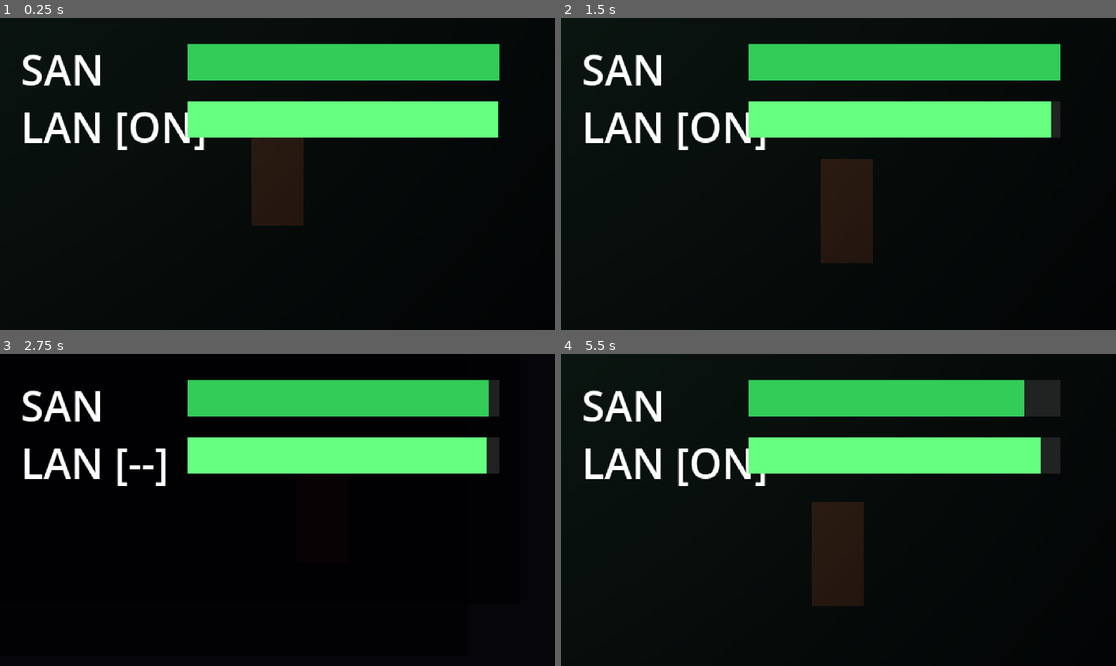
Above: before the commit, frames 1-4 (two rows, left to right).
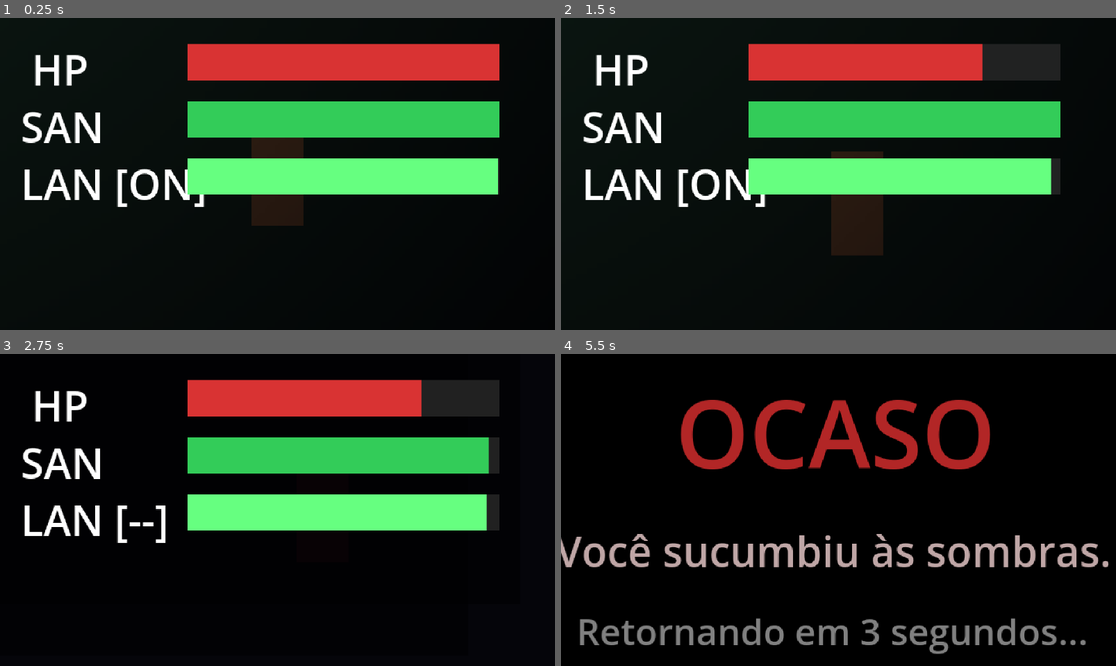
Above: after the commit, the same moments.

Repository: Erickfjj2024/Ocaso
Game: Godot game, scene res://scenes/world/base_hub/base_hub.tscn
The game is run twice, just before and just after one commit, with the same random seed, the same clock (stepped at 60 frames per second) and the same inputs.
Inputs (mouse positions are in pixels of both pictures, inside the frame that each line leads up to):
- Up to frame 1 (0.25 s): no input
- Up to frame 2 (1.5 s): tap Enter at 0.5 s; move the mouse to (960, 158) at 0.52 s; press the mouse at (960, 158) at 0.53 s; hold D (move_right) 0.53-1.28 s; tap Space at 1.25 s; move the mouse to (727, 189) at 1.27 s; release the mouse at (727, 189) at 1.28 s; hold S (move_down) from 1.28 s (still down); click (727, 189) at 1.35 s
- Up to frame 3 (2.75 s): tap Enter at 2 s; move the mouse to (333, 441) at 2.02 s; release S (move_down) at 2.03 s; hold D (move_right) from 2.03 s (still down); hold F (lantern_toggle) from 2.03 s (still down); click (333, 441) at 2.3 s
- Up to frame 4 (5.5 s): move the mouse to (810, 572) at 2.77 s; release D (move_right) at 2.78 s; release F (lantern_toggle) at 2.78 s; hold W (move_up) 2.78-3.53 s; click (810, 572) at 2.85 s; move the mouse to (1005, 556) at 3.52 s; press the mouse at (1005, 556) at 3.53 s; hold A (move_left) 3.53-5.03 s; move the mouse to (672, 463) at 4.27 s; release the mouse at (672, 463) at 4.28 s; tap F (lantern_toggle) at 4.35 s; click (672, 463) at 4.55 s; tap Space at 5 s; move the mouse to (866, 510) at 5.02 s; press the mouse at (866, 510) at 5.03 s; hold S (move_down) from 5.03 s (still down)

The runs differ from the first frame. In frame 1, 23% of the frame differs, in the area x 4-90%, y 8-61%; in frame 2, 24%; in frame 3, 22%; in frame 4, 26%, in the area x 0-99%, y 8-97%.

Commit message:
feat(phase2/sprint4): HitBox/HurtBox system + PlayerCombat + barra de HP
hitbox.gd:
- Area2D genérico; activate(duration) torna monitorable por janela de dano
- get_damage() / get_source_id() para HurtBox ler ao detectar sobreposição

hurtbox.gd:
- Area2D genérico; monitoring=true detecta HitBoxes que ficam monitorable
- Emite sinal hurt(amount, source) + chama take_damage() no pai se existir
- start_invulnerability(duration) para iframes pós-dano

player_combat.gd (Node filho do Player):
- max_hp=100, iframes 0.6s, janela de ataque 0.18s, dano 25
- take_damage() → EventBus.player_damaged + player_hp_changed + iframes
- start_attack() → HitBox.activate()
- reset() chamado pelo base_hub ao recarregar cena

event_bus.gd:
- Novo sinal player_hp_changed(new_hp, max_hp) para HUD reagir

player.tscn:
- Novos nós: PlayerCombat (Node), HurtBox (Area2D layer=8), HitBox (Area2D layer=5)
- Input "attack" delegado ao PlayerCombat via player.gd

hud.gd + hud.tscn:
- Barra HP vermelha acima de SAN e LAN; atualiza via player_hp_changed

base_hub.gd:
- Reseta PlayerCombat.reset() ao carregar cena

https://claude.ai/code/session_01HqLdkLq2281LCSPNxVnZnD

Diff:
--- a/autoloads/event_bus.gd
+++ b/autoloads/event_bus.gd
@@ -39,6 +39,10 @@
 # ─────────────────────────────────────────────────────────────
 # COMBATE
 # ─────────────────────────────────────────────────────────────
+
+## Emitido quando o HP do player muda (dano ou cura).
+## new_hp: valor atual, max_hp: HP máximo (para calcular % na HUD)
+signal player_hp_changed(new_hp: float, max_hp: float)
 
 ## Emitido quando o player recebe dano.
 ## source: identificador de quem causou o dano
--- /dev/null
+++ b/scenes/enemies/base/hitbox.gd
@@ -0,0 +1,58 @@
+## hitbox.gd
+## Componente genérico de ataque — representa a área que CAUSA dano.
+## Attach em: HitBox (Area2D), filho de qualquer entidade atacante.
+## Uso: chamar activate(duration) durante a animação de ataque.
+extends Area2D
+
+# ─────────────────────────────────────────────────────────────
+# CONFIGURAÇÃO
+# ─────────────────────────────────────────────────────────────
+
+## Dano causado por este hitbox.
+@export var damage: float = 20.0
+
+## Identificador da fonte de dano (ex: "player_sword", "stalker_claw").
+## Usado pelo EventBus para diferenciar tipos de dano.
+@export var source_id: String = "unknown"
+
+# ─────────────────────────────────────────────────────────────
+# ESTADO
+# ─────────────────────────────────────────────────────────────
+
+var _active: bool = false
+
+# ─────────────────────────────────────────────────────────────
+# INICIALIZAÇÃO
+# ─────────────────────────────────────────────────────────────
+
+func _ready() -> void:
+	# HitBox começa inativo — só fica monitorável durante o ataque
+	monitorable = false
+	monitoring  = false
+
+# ─────────────────────────────────────────────────────────────
+# API PÚBLICA
+# ─────────────────────────────────────────────────────────────
+
+## Ativa o HitBox por `duration` segundos (janela de dano).
+## Chamar durante o frame de impacto da animação de ataque.
+func activate(duration: float = 0.15) -> void:
+	if _active:
+		return
+	_active     = true
+	monitorable = true
+	await get_tree().create_timer(duration).timeout
+	deactivate()
+
+## Desativa imediatamente o HitBox.
+func deactivate() -> void:
+	_active     = false
+	monitorable = false
+
+## Retorna o dano configurado (usado pelo HurtBox ao detectar sobreposição).
+func get_damage() -> float:
+	return damage
+
+## Retorna o identificador da fonte.
+func get_source_id() -> String:
+	return source_id
--- /dev/null
+++ b/scenes/enemies/base/hurtbox.gd
@@ -0,0 +1,61 @@
+## hurtbox.gd
+## Componente genérico de recebimento de dano — representa a área que RECEBE dano.
+## Attach em: HurtBox (Area2D), filho de qualquer entidade que pode ser atingida.
+## O nó pai deve ter um método take_damage(amount, source) OU conectar ao sinal `hurt`.
+extends Area2D
+
+# ─────────────────────────────────────────────────────────────
+# SINAIS
+# ─────────────────────────────────────────────────────────────
+
+## Emitido quando este hurtbox é atingido por um hitbox ativo.
+signal hurt(amount: float, source: String)
+
+# ─────────────────────────────────────────────────────────────
+# ESTADO
+# ─────────────────────────────────────────────────────────────
+
+## Quando true, ignora todos os golpes (iframes, invulnerabilidade).
+var is_invulnerable: bool = false
+
+# ─────────────────────────────────────────────────────────────
+# INICIALIZAÇÃO
+# ─────────────────────────────────────────────────────────────
+
+func _ready() -> void:
+	# HurtBox é sempre monitor — detecta HitBoxes que se tornam monitoráveis
+	monitoring  = true
+	monitorable = false
+	area_entered.connect(_on_area_entered)
+
+# ─────────────────────────────────────────────────────────────
+# DETECÇÃO
+# ─────────────────────────────────────────────────────────────
+
+func _on_area_entered(area: Area2D) -> void:
+	if is_invulnerable:
+		return
+
+	# Verifica se a área entrante é um HitBox válido e ativo
+	if not area.has_method("get_damage"):
+		return
+
+	var amount: float  = area.get_damage()
+	var source: String = area.get_source_id()
+
+	hurt.emit(amount, source)
+
+	# Delega ao nó pai se ele implementar take_damage (conveniência)
+	var owner_node := get_parent()
+	if owner_node.has_method("take_damage"):
+		owner_node.take_damage(amount, source)
+
+# ─────────────────────────────────────────────────────────────
+# API PÚBLICA
+# ─────────────────────────────────────────────────────────────
+
+## Ativa iframes por `duration` segundos (após receber dano, por exemplo).
+func start_invulnerability(duration: float) -> void:
+	is_invulnerable = true
+	await get_tree().create_timer(duration).timeout
+	is_invulnerable = false
--- a/scenes/player/player.gd
+++ b/scenes/player/player.gd
@@ -61,9 +61,20 @@
 	if not GameManager.is_playing():
 		return
 
-	# Delegar toggle de lanterna para o nó filho PlayerLantern
 	if event.is_action_pressed("lantern_toggle"):
 		_toggle_lantern()
+
+	if event.is_action_pressed("attack"):
+		_start_attack()
+
+# ─────────────────────────────────────────────────────────────
+# COMBATE
+# ─────────────────────────────────────────────────────────────
+
+func _start_attack() -> void:
+	var combat := get_node_or_null("PlayerCombat")
+	if combat:
+		combat.start_attack()
 
 # ─────────────────────────────────────────────────────────────
 # MOVIMENTO
--- a/scenes/player/player.tscn
+++ b/scenes/player/player.tscn
@@ -1,12 +1,25 @@
-[gd_scene load_steps=4 format=3]
+[gd_scene load_steps=8 format=3]
 
 [ext_resource type="Script" path="res://scenes/player/player.gd" id="1_script"]
 [ext_resource type="PackedScene" path="res://scenes/player/player_lantern.tscn" id="2_lantern"]
+[ext_resource type="Script" path="res://scenes/player/player_combat.gd" id="3_combat"]
+[ext_resource type="Script" path="res://scenes/enemies/base/hurtbox.gd" id="4_hurtbox"]
+[ext_resource type="Script" path="res://scenes/enemies/base/hitbox.gd" id="5_hitbox"]
 
 ; Cápsula de colisão do corpo do player
 [sub_resource type="CapsuleShape2D" id="Capsule_1"]
 radius = 5.0
 height = 10.0
+
+; HurtBox — círculo que envolve o corpo (recebe dano)
+; Layer 8 = player_hurtbox | monitorado por hitboxes de inimigos
+[sub_resource type="CircleShape2D" id="Circle_hurtbox"]
+radius = 8.0
+
+; HitBox — círculo frontal do ataque (causa dano)
+; Layer 5 = player_hitbox | monitorável por hurtboxes de inimigos
+[sub_resource type="CircleShape2D" id="Circle_hitbox"]
+radius = 10.0
 
 ; ── Raiz do Player ────────────────────────────────────────────
 ; Layer 1 = "player" | Mask 2 = "walls"
@@ -36,3 +49,27 @@
 
 ; Sub-cena da lanterna instanciada como filha do player
 [node name="PlayerLantern" parent="." instance=ExtResource("2_lantern")]
+
+; Componente de combate: HP, take_damage, start_attack
+[node name="PlayerCombat" type="Node" parent="."]
+script = ExtResource("3_combat")
+
+; HurtBox: recebe dano de inimigos (layer 8, monitora layer 6 = enemy_hitbox)
+[node name="HurtBox" type="Area2D" parent="."]
+collision_layer = 8
+collision_mask = 6
+script = ExtResource("4_hurtbox")
+
+[node name="CollisionShape2D" type="CollisionShape2D" parent="HurtBox"]
+shape = SubResource("Circle_hurtbox")
+
+; HitBox: causa dano em inimigos ao atacar (layer 5, monitorável por enemy_hurtbox)
+; Inicia inativo — player_combat.gd chama activate() ao atacar
+[node name="HitBox" type="Area2D" parent="."]
+collision_layer = 5
+collision_mask = 0
+script = ExtResource("5_hitbox")
+
+[node name="CollisionShape2D" type="CollisionShape2D" parent="HitBox"]
+position = Vector2(10, 0)
+shape = SubResource("Circle_hitbox")
--- /dev/null
+++ b/scenes/player/player_combat.gd
@@ -0,0 +1,107 @@
+## player_combat.gd
+## Componente de combate do Player: HP, recebimento de dano, iframes e ataque.
+## Attach em: PlayerCombat (Node), filho do Player (CharacterBody2D).
+extends Node
+
+# ─────────────────────────────────────────────────────────────
+# CONFIGURAÇÃO
+# ─────────────────────────────────────────────────────────────
+
+@export var max_hp: float = 100.0
+
+## Duração dos iframes após receber dano (em segundos).
+@export var iframe_duration: float = 0.6
+
+## Duração da janela de dano do ataque (em segundos).
+@export var attack_hit_duration: float = 0.18
+
+## Dano causado pelo ataque melee do player.
+@export var attack_damage: float = 25.0
+
+# ─────────────────────────────────────────────────────────────
+# ESTADO
+# ─────────────────────────────────────────────────────────────
+
+var current_hp: float = max_hp
+var is_dead: bool     = false
+
+# ─────────────────────────────────────────────────────────────
+# NÓS FILHOS
+# ─────────────────────────────────────────────────────────────
+
+@onready var _hurtbox: Area2D = $"../HurtBox"
+@onready var _hitbox:  Area2D = $"../HitBox"
+
+# ─────────────────────────────────────────────────────────────
+# INICIALIZAÇÃO
+# ─────────────────────────────────────────────────────────────
+
+func _ready() -> void:
+	current_hp = max_hp
+	_hurtbox.hurt.connect(_on_hurt)
+	EventBus.player_hp_changed.emit(current_hp, max_hp)
+
+	# Configura o HitBox com os parâmetros deste componente
+	_hitbox.damage    = attack_damage
+	_hitbox.source_id = "player_sword"
+
+# ─────────────────────────────────────────────────────────────
+# API PÚBLICA
+# ─────────────────────────────────────────────────────────────
+
+## Aplica dano ao player. Chamado pelo HurtBox ou diretamente por sistemas.
+func take_damage(amount: float, source: String) -> void:
+	if is_dead or _hurtbox.is_invulnerable:
+		return
+
+	current_hp = maxf(current_hp - amount, 0.0)
+	EventBus.player_damaged.emit(amount, source)
+	EventBus.player_hp_changed.emit(current_hp, max_hp)
+
+	if current_hp <= 0.0:
+		_die()
+	else:
+		# Iframes para evitar hits múltiplos no mesmo frame
+		_hurtbox.start_invulnerability(iframe_duration)
+		# Shake de câmera — delega ao player pai
+		var player := get_parent()
+		if player.has_method("camera_shake"):
+			player.camera_shake(3.0, 0.25)
+
+## Inicia o ataque melee: ativa o HitBox pela janela de impacto.
+func start_attack() -> void:
+	if is_dead:
+		return
+	_hitbox.activate(attack_hit_duration)
+
+## Restaura HP (usado por itens, guardião, etc.).
+func heal(amount: float) -> void:
+	if is_dead:
+		return
+	current_hp = minf(current_hp + amount, max_hp)
+	EventBus.player_hp_changed.emit(current_hp, max_hp)
+
+## Reseta HP para o máximo (chamado pelo base_hub ao recarregar).
+func reset() -> void:
+	is_dead    = false
+	current_hp = max_hp
+	_hurtbox.is_invulnerable = false
+	EventBus.player_hp_changed.emit(current_hp, max_hp)
+
+# ─────────────────────────────────────────────────────────────
+# MORTE
+# ─────────────────────────────────────────────────────────────
+
+func _die() -> void:
+	is_dead = true
+	# Delega a sequência de morte ao player.gd
+	var player := get_parent()
+	if player.has_method("die"):
+		player.die()
+
+# ─────────────────────────────────────────────────────────────
+# CALLBACKS
+# ─────────────────────────────────────────────────────────────
+
+func _on_hurt(amount: float, source: String) -> void:
+	take_damage(amount, source)
--- a/scenes/ui/hud/hud.gd
+++ b/scenes/ui/hud/hud.gd
@@ -7,24 +7,30 @@
 # NÓS FILHOS
 # ─────────────────────────────────────────────────────────────
 
+@onready var _hp_fill:      ColorRect = $HPBG/HPFill
 @onready var _sanity_fill:  ColorRect = $SanityBG/SanityFill
 @onready var _lantern_fill: ColorRect = $LanternBG/LanternFill
 @onready var _sanity_label:  Label    = $SanityLabel
 @onready var _lantern_label: Label    = $LanternLabel
 
-# Largura máxima das barras em pixels (deve coincidir com SanityBG.size.x)
+# Largura máxima das barras em pixels (deve coincidir com o BG de cada barra)
 const BAR_MAX_WIDTH: float = 60.0
+
+# HP máximo local — atualizado via player_hp_changed
+var _max_hp: float = 100.0
 
 # ─────────────────────────────────────────────────────────────
 # INICIALIZAÇÃO
 # ─────────────────────────────────────────────────────────────
 
 func _ready() -> void:
+	EventBus.player_hp_changed.connect(_on_player_hp_changed)
 	EventBus.sanity_changed.connect(_on_sanity_changed)
 	EventBus.lantern_durability_changed.connect(_on_lantern_durability_changed)
 	EventBus.lantern_toggled.connect(_on_lantern_toggled)
 
 	# Sincroniza com o estado atual dos managers ao entrar na cena
+	_update_hp_bar(100.0, 100.0)
 	_update_sanity_bar(SanityManager.current_sanity)
 	_update_lantern_bar(LanternManager.durability)
 	_update_lantern_label(LanternManager.is_on)
@@ -32,6 +38,15 @@
 # ─────────────────────────────────────────────────────────────
 # ATUALIZAÇÃO DAS BARRAS
 # ─────────────────────────────────────────────────────────────
+
+func _update_hp_bar(new_hp: float, max_hp: float) -> void:
+	_max_hp = max_hp
+	var pct := clampf(new_hp / max_hp, 0.0, 1.0)
+	_hp_fill.size.x = BAR_MAX_WIDTH * pct
+	if pct > 0.5:
+		_hp_fill.color = Color(0.85, 0.2, 0.2)   # vermelho normal
+	else:
+		_hp_fill.color = Color(1.0, 0.1, 0.1)    # vermelho crítico
 
 func _update_sanity_bar(value: float) -> void:
 	var pct := clampf(value / SanityManager.MAX_SANITY, 0.0, 1.0)
@@ -62,6 +77,9 @@
 # CALLBACKS
 # ─────────────────────────────────────────────────────────────
 
+func _on_player_hp_changed(new_hp: float, max_hp: float) -> void:
+	_update_hp_bar(new_hp, max_hp)
+
 func _on_sanity_changed(new_value: float, _delta: float) -> void:
 	_update_sanity_bar(new_value)
 
--- a/scenes/ui/hud/hud.tscn
+++ b/scenes/ui/hud/hud.tscn
@@ -9,26 +9,48 @@
 layer = 10
 script = ExtResource("1_script")
 
-; ── SANIDADE ─────────────────────────────────────────────────
+; ── HP ───────────────────────────────────────────────────────
 
-; Rótulo "SAN"
-[node name="SanityLabel" type="Label" parent="."]
+[node name="HPLabel" type="Label" parent="."]
 offset_left = 4.0
 offset_top = 4.0
 offset_right = 36.0
 offset_bottom = 13.0
-text = "SAN"
+text = " HP"
 theme_override_font_sizes/font_size = 8
 
-; Fundo escuro da barra de sanidade
-[node name="SanityBG" type="ColorRect" parent="."]
+[node name="HPBG" type="ColorRect" parent="."]
 offset_left = 36.0
 offset_top = 5.0
 offset_right = 96.0
 offset_bottom = 12.0
 color = Color(0.15, 0.15, 0.15, 0.85)
 
-; Preenchimento da barra (largura controlada por hud.gd)
+[node name="HPFill" type="ColorRect" parent="HPBG"]
+offset_left = 0.0
+offset_top = 0.0
+offset_right = 60.0
+offset_bottom = 7.0
+color = Color(0.85, 0.2, 0.2, 1.0)
+
+; ── SANIDADE ─────────────────────────────────────────────────
+
+; Rótulo "SAN"
+[node name="SanityLabel" type="Label" parent="."]
+offset_left = 4.0
+offset_top = 15.0
+offset_right = 36.0
+offset_bottom = 24.0
+text = "SAN"
+theme_override_font_sizes/font_size = 8
+
+[node name="SanityBG" type="ColorRect" parent="."]
+offset_left = 36.0
+offset_top = 16.0
+offset_right = 96.0
+offset_bottom = 23.0
+color = Color(0.15, 0.15, 0.15, 0.85)
+
 [node name="SanityFill" type="ColorRect" parent="SanityBG"]
 offset_left = 0.0
 offset_top = 0.0
@@ -38,24 +60,21 @@
 
 ; ── LANTERNA ─────────────────────────────────────────────────
 
-; Rótulo "LAN [ON/--]"
 [node name="LanternLabel" type="Label" parent="."]
 offset_left = 4.0
-offset_top = 15.0
+offset_top = 26.0
 offset_right = 36.0
-offset_bottom = 24.0
+offset_bottom = 35.0
 text = "LAN"
 theme_override_font_sizes/font_size = 8
 
-; Fundo escuro da barra de lanterna
 [node name="LanternBG" type="ColorRect" parent="."]
 offset_left = 36.0
-offset_top = 16.0
+offset_top = 27.0
 offset_right = 96.0
-offset_bottom = 23.0
+offset_bottom = 34.0
 color = Color(0.15, 0.15, 0.15, 0.85)
 
-; Preenchimento da barra (largura controlada por hud.gd)
 [node name="LanternFill" type="ColorRect" parent="LanternBG"]
 offset_left = 0.0
 offset_top = 0.0
--- a/scenes/world/base_hub/base_hub.gd
+++ b/scenes/world/base_hub/base_hub.gd
@@ -12,4 +12,9 @@
 	LanternManager.force_enable()
 	LanternManager.turn_on()
 
+	# Reseta HP do PlayerCombat (filho do Player instanciado nesta cena)
+	var combat := get_node_or_null("Player/PlayerCombat")
+	if combat:
+		combat.reset()
+
 	GameManager.set_state(GameManager.GameState.PLAYING)
